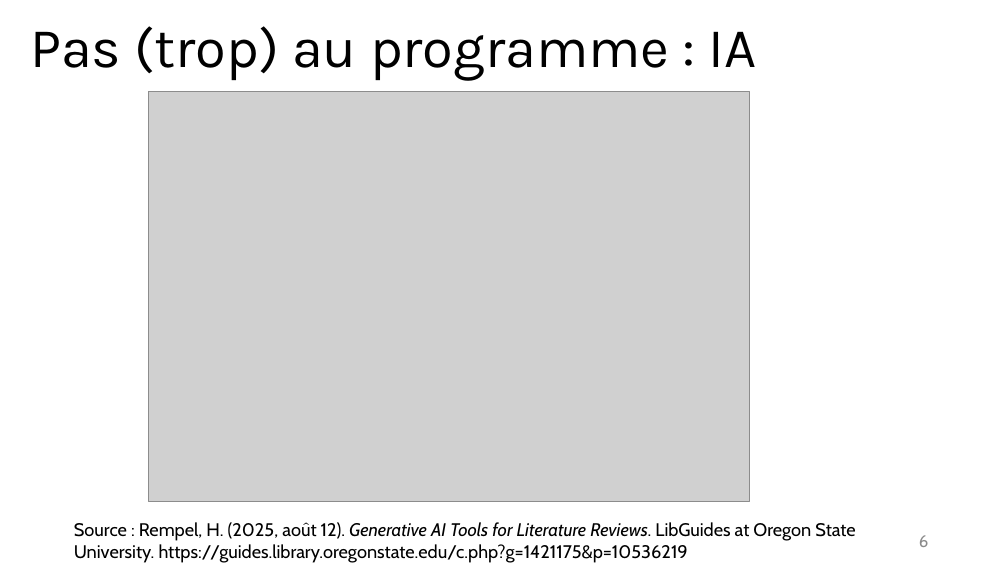
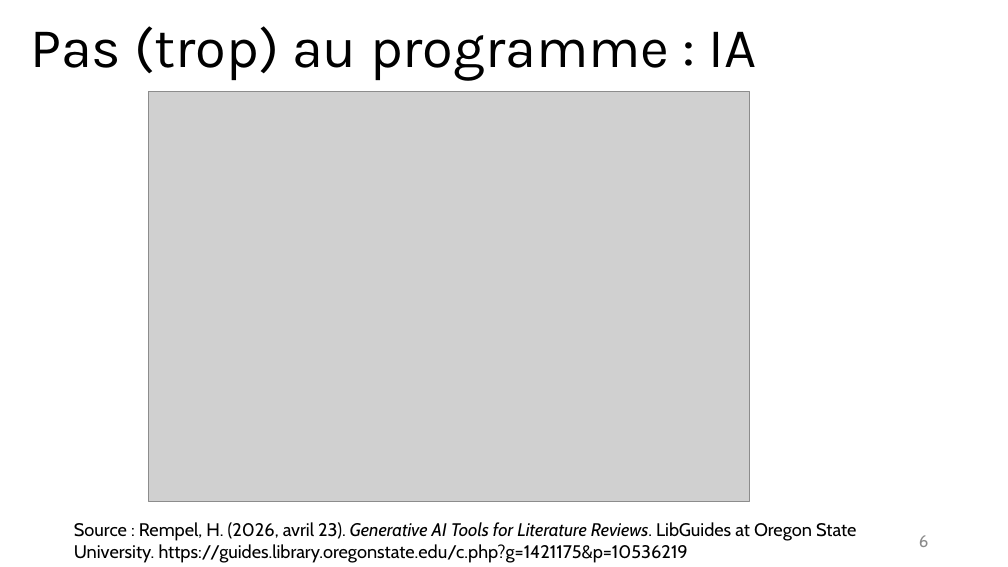
Before and after one commit to fflamerie/intro_revlit, a slide deck: slide 6 of docs/Intro_RevLit.odp. Drawn at 1008x567 pixels with LibreOffice and Linux fonts; fonts in the diff are those of the drawing; grey boxes stand for pictures. Boxes give left, top, right and bottom in pixels: in the first picture for what was removed or moved away, otherwise in the second. Text is boxed around its words. In the diff, an @@ line names an element or a change of style, - is before the commit and + after.

```diff
--- a/docs/Intro_RevLit.odp
+++ b/docs/Intro_RevLit.odp
@@ text at [74,522,856,563]: text changed @@
-Source : Rempel, H. (2025, août 12). Generative AI Tools for Literature Reviews. LibGuides at Oregon State University. https://guides.library.oregonstate.edu/c.php?g=1421175&p=10536219
+Source : Rempel, H. (2026, avril 23). Generative AI Tools for Literature Reviews. LibGuides at Oregon State University. https://guides.library.oregonstate.edu/c.php?g=1421175&p=10536219
```
Also in this commit, not shown: 5 other slides changed, 5 other files.
